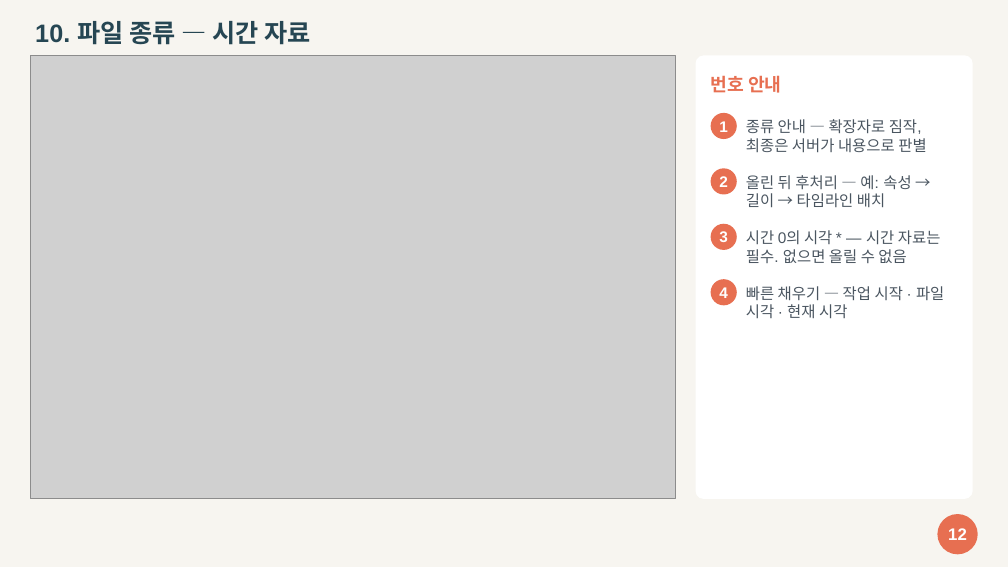
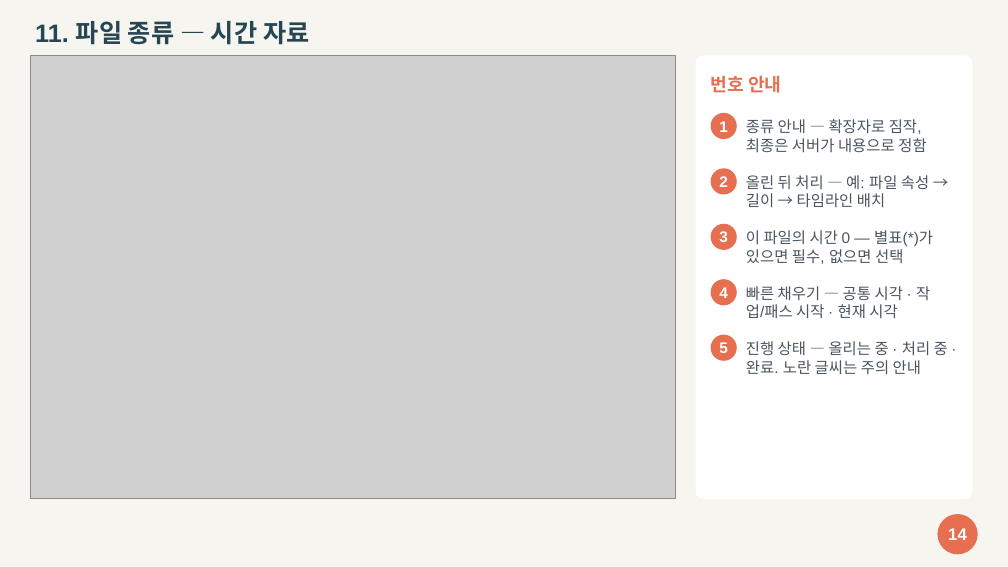
Before and after one commit to geosoft-shcho/weld-dashboard, a slide deck: slide 14 of docs/2026-10-23/작업_등록_매뉴얼.pptx (slide 12 before the commit). Drawn at 1008x567 pixels with LibreOffice and Linux fonts; fonts in the diff are those of the drawing; grey boxes stand for pictures. Boxes give left, top, right and bottom in pixels: in the first picture for what was removed or moved away, otherwise in the second. Text is boxed around its words. In the diff, an @@ line names an element or a change of style, - is before the commit and + after.

```diff
--- a/docs/2026-10-23/작업_등록_매뉴얼.pptx
+++ b/docs/2026-10-23/작업_등록_매뉴얼.pptx
@@ text at (35,21,309,45): text changed @@
-10. 파일 종류 — 시간 자료
+11. 파일 종류 — 시간 자료
@@ text at (746,119,926,152): text changed @@
-종류 안내 — 확장자로 짐작, 최종은 서버가 내용으로 판별
+종류 안내 — 확장자로 짐작, 최종은 서버가 내용으로 정함
@@ text at (746,175,929,207): text changed @@
-올린 뒤 후처리 — 예: 속성 → 길이 → 타임라인 배치
+올린 뒤 처리 — 예: 파일 속성 → 길이 → 타임라인 배치
@@ text at (746,230,933,264): text changed @@
-시간 0의 시각 * — 시간 자료는 필수. 없으면 올릴 수 없음
+이 파일의 시간 0 — 별표(*)가 있으면 필수, 없으면 선택
@@ text at (746,286,930,318): text changed @@
-빠른 채우기 — 작업 시작 · 파일 시각 · 현재 시각
+빠른 채우기 — 공통 시각 · 작업/패스 시작 · 현재 시각
@@ ellipse added at (711,335,737,361), fill #E76F51 @@
@@ text added at (719,342,728,353), 11 pt, text #FFFFFF, bold @@
+5
@@ text added at (746,341,948,374), 11 pt, text #4A5560 @@
+진행 상태 — 올리는 중 · 처리 중 · 완료. 노란 글씨는 주의 안내
@@ text at (948,528,967,540): text changed @@
-12
+14
```
Also in this commit, not shown: 14 other slides changed, 3 slides added, 1 slide removed, 28 other files.
